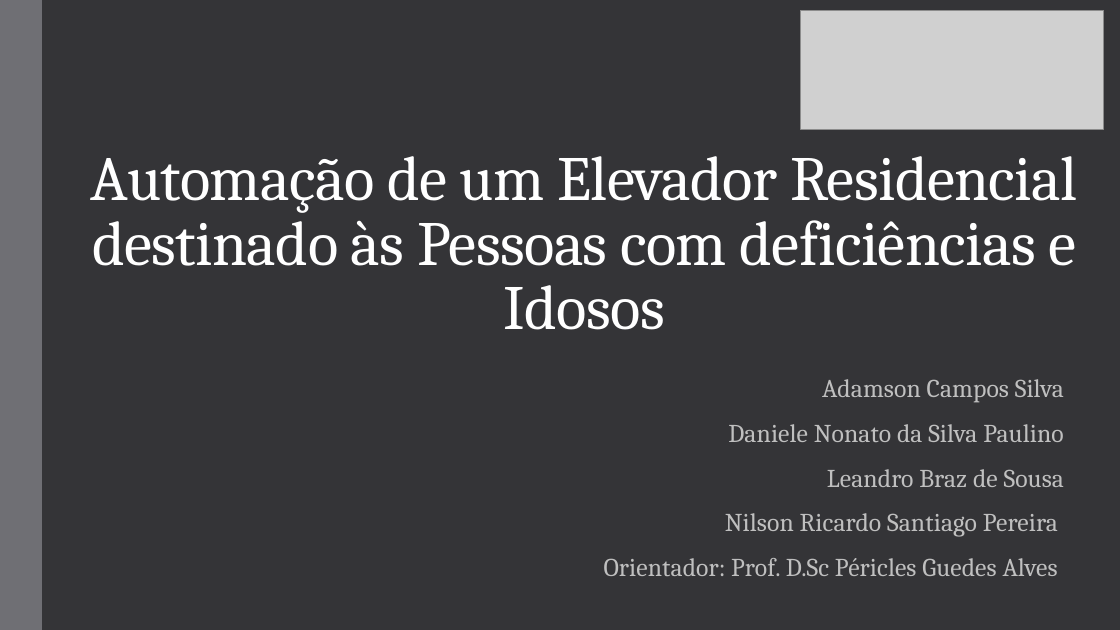
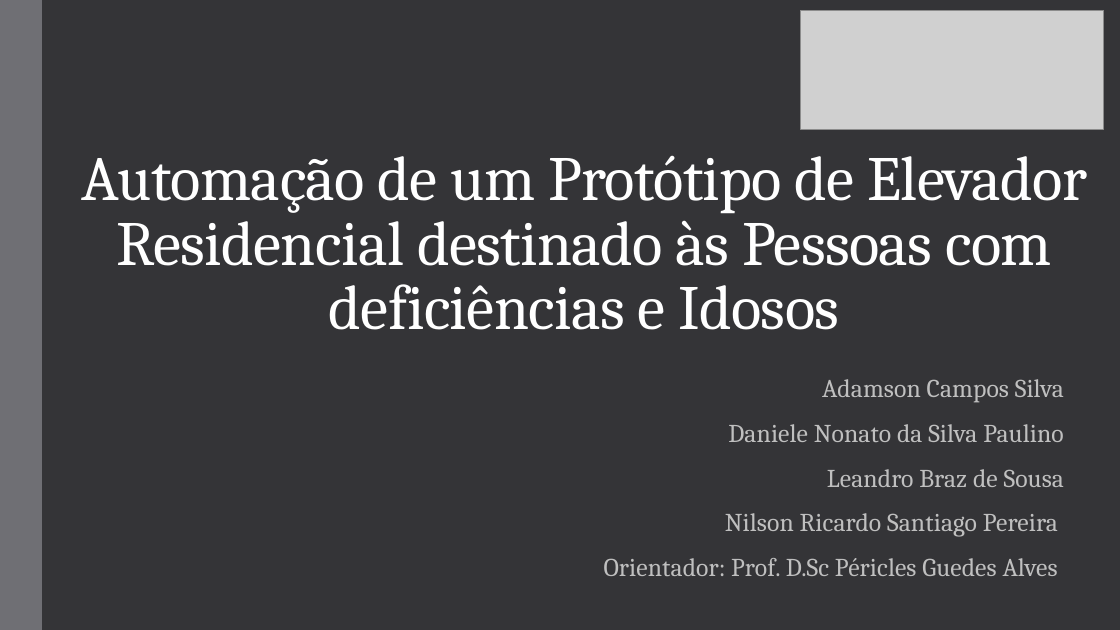
Before and after one commit to AdamCampos/TCC, a slide deck: slide 1 of DOCUMENTOS/Apresentaçao TCC.pptx. Drawn at 1120x630 pixels with LibreOffice and Linux fonts; fonts in the diff are those of the drawing; grey boxes stand for pictures. Boxes give left, top, right and bottom in pixels: in the first picture for what was removed or moved away, otherwise in the second. Text is boxed around its words. In the diff, an @@ line names an element or a change of style, - is before the commit and + after.

```diff
--- a/DOCUMENTOS/Apresentaçao TCC.pptx
+++ b/DOCUMENTOS/Apresentaçao TCC.pptx
@@ title at bbox=[81, 155, 1087, 330]: text changed @@
-Automação de um Elevador Residencial destinado às Pessoas com deficiências e Idosos
+Automação de um Protótipo de Elevador Residencial destinado às Pessoas com deficiências e Idosos
```
